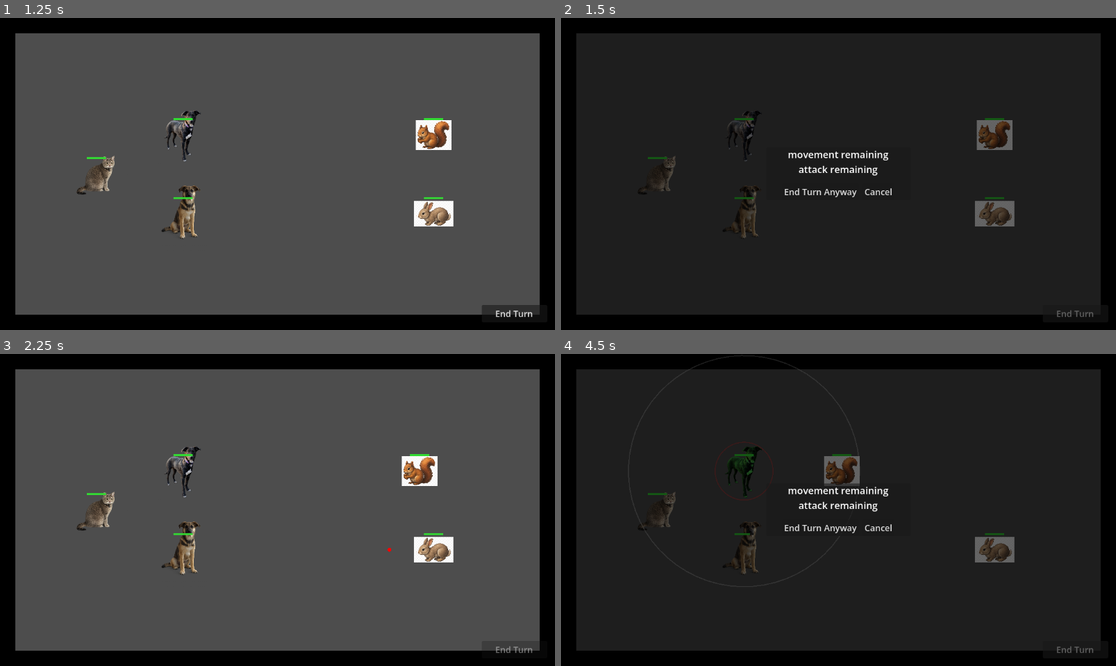
Above: before the commit, frames 1-4 (two rows, left to right).
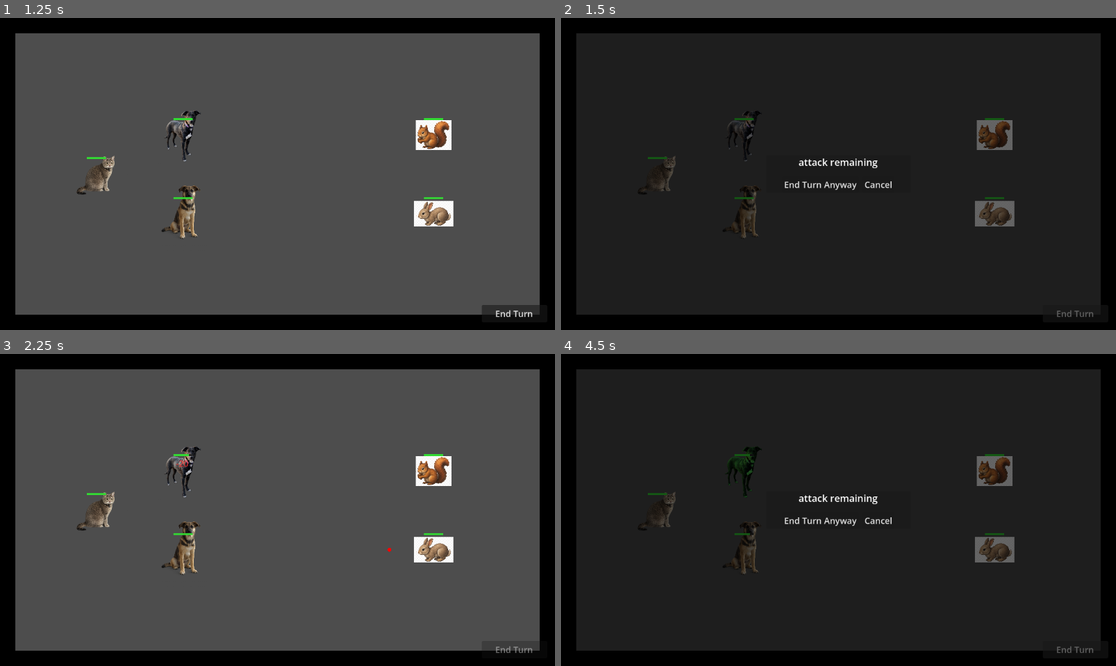
Above: after the commit, the same moments.

Repository: forsman5/volcano
Game: Godot game, scene res://scenes/menu.tscn
The game is run twice, just before and just after one commit, with the same random seed, the same clock (stepped at 60 frames per second) and the same inputs.
Inputs (mouse positions are in pixels of both pictures, inside the frame that each line leads up to):
- Up to frame 1 (1.25 s): click "Start Game" at 0.5 s
- Up to frame 2 (1.5 s): click "End Turn" at 1.25 s
- Up to frame 3 (2.25 s): click "End Turn Anyway" at 2 s
- Up to frame 4 (4.5 s): tap Enter at 2.75 s; move the mouse to (655, 510) at 2.77 s; click (655, 510) at 2.92 s; move the mouse to (744, 472) at 3.52 s; click (744, 472) at 3.67 s; click "End Turn" at 4.25 s

Frame 1 is identical in both runs. In frame 2, 0.9% of the frame differs, in the area x 40-60%, y 42-58%; in frame 3, 0.8%; in frame 4, 2.0%, in the area x 14-82%, y 0-58%.

Commit message:
Remove movement system, drop Spear/speed config, add Staff healing weapon
Movement removal (Pokemon/Slay the Spire style):
- Remove move_speed, _is_moving, _target_position, _pending_move_target,
  move_to(), set_pending_move(), _move_step() from BaseUnit
- Remove _flee_step(), alert_radius, enemy move_to() from EnemyUnit
- Remove distance check from _try_melee_attack() — everyone always in range
- Remove movement overlay (blue lines, white arc) and right-click-to-move
- Remove speed_multiplier from GameConfig, _field_map, and menu.tscn SpeedRow

Weapon cleanup:
- Remove Spear weapon (no meaningful distinction without movement)

Staff healing weapon:
- Add heals bool to WeaponData entries; Staff targets allies, heals instead
- Add heals property + heal() method to BaseUnit
- Projectile: heals flag draws green orb, calls heal() instead of take_damage()
- main.gd: _ally_at() proximity helper; right-click routes by weapon type;
  overlay draws green line for heal targets; pass heals flag to projectile

Co-Authored-By: Claude Sonnet 4.6 <noreply@anthropic.com>

Diff:
--- a/scenes/menu.tscn
+++ b/scenes/menu.tscn
@@ -83,17 +83,6 @@
 [node name="HealthBarsCheck" type="CheckBox" parent="ConfigOverlay/PanelCenter/Panel/Content/HealthBarsRow"]
 button_pressed = true
 
-[node name="SpeedRow" type="HBoxContainer" parent="ConfigOverlay/PanelCenter/Panel/Content"]
-
-[node name="SpeedLabel" type="Label" parent="ConfigOverlay/PanelCenter/Panel/Content/SpeedRow"]
-text = "Speed Multiplier:"
-size_flags_horizontal = 3
-
-[node name="SpeedSpinBox" type="SpinBox" parent="ConfigOverlay/PanelCenter/Panel/Content/SpeedRow"]
-min_value = 0.5
-max_value = 3.0
-step = 0.1
-value = 1.0
 
 [node name="CombatTextRow" type="HBoxContainer" parent="ConfigOverlay/PanelCenter/Panel/Content"]
 
--- a/scripts/base_unit.gd
+++ b/scripts/base_unit.gd
@@ -3,22 +3,17 @@
 
 signal died
 
-@export var move_speed: float = 150.0
 @export var unit_texture: Texture2D
 @export var max_health: float = 100.0
 @export var is_melee: bool = false
 @export var attack_range: float = 200.0
 @export var attack_damage: float = 25.0
 
-const ARRIVAL_THRESHOLD := 4.0
-
 var health: float
-var _target_position: Vector2
-var _is_moving: bool = false
 var _is_dead: bool = false
 
-var _pending_move_target: Vector2
-var _has_pending_move: bool = false
+var heals: bool = false
+
 var _pending_attack_target: Node2D = null
 var _has_pending_attack: bool = false
 var _has_attacked: bool = false
@@ -29,23 +24,12 @@
 
 func _ready() -> void:
 	health = max_health
-	move_speed *= GameConfig.speed_multiplier
 	motion_mode = CharacterBody2D.MOTION_MODE_FLOATING
 	if GameConfig.show_health_bars:
 		_health_bar = HealthBar.new()
 		_health_bar.position = Vector2(0.0, -35.0)
 		add_child(_health_bar)
 		_health_bar.setup(health, max_health)
-
-
-func move_to(pos: Vector2) -> void:
-	_target_position = pos
-	_is_moving = true
-
-
-func set_pending_move(pos: Vector2) -> void:
-	_pending_move_target = pos
-	_has_pending_move = true
 
 
 func set_pending_attack(target: Node2D) -> void:
@@ -55,9 +39,6 @@
 
 func ready_for_end_turn() -> Array[String]:
 	var w: Array[String] = []
-	var attack_covers_move := is_melee and _has_pending_attack
-	if not attack_covers_move and not _has_pending_move:
-		w.append("movement remaining")
 	if not _has_pending_attack:
 		w.append("attack remaining")
 	return w
@@ -65,18 +46,11 @@
 
 func begin_execution() -> void:
 	_is_executing = true
-	if is_melee and _has_pending_attack and is_instance_valid(_pending_attack_target):
-		move_to(_pending_attack_target.global_position)
-	elif _has_pending_move:
-		move_to(_pending_move_target)
 
 
 func end_execution() -> void:
-	_has_pending_move = false
 	_has_attacked = false
 	_is_executing = false
-	_is_moving = false
-	velocity = Vector2.ZERO
 	if not is_instance_valid(_pending_attack_target):
 		_has_pending_attack = false
 
@@ -86,11 +60,16 @@
 		return
 	if not is_instance_valid(_pending_attack_target):
 		return
-	if global_position.distance_to(_pending_attack_target.global_position) <= attack_range:
-		_pending_attack_target.take_damage(attack_damage)
-		_has_attacked = true
-		_is_moving = false
-		velocity = Vector2.ZERO
+	_pending_attack_target.take_damage(attack_damage)
+	_has_attacked = true
+
+
+func heal(amount: float) -> void:
+	if _is_dead:
+		return
+	health = minf(health + amount, max_health)
+	if _health_bar:
+		_health_bar.setup(health, max_health)
 
 
 func take_damage(amount: float) -> void:
@@ -112,16 +91,3 @@
 func die() -> void:
 	died.emit()
 	queue_free()
-
-
-func _move_step() -> void:
-	if not _is_moving:
-		return
-	var dir := _target_position - global_position
-	if dir.length() <= ARRIVAL_THRESHOLD:
-		_is_moving = false
-		velocity = Vector2.ZERO
-		move_and_slide()
-		return
-	velocity = dir.normalized() * move_speed
-	move_and_slide()
--- a/scripts/enemy.gd
+++ b/scripts/enemy.gd
@@ -4,14 +4,12 @@
 enum BehaviorType { MELEE_CHASER, RANGED_FLEEING }
 
 @export var behavior: BehaviorType = BehaviorType.MELEE_CHASER
-@export var alert_radius: float = 350.0
 
 @onready var _sprite: Sprite2D = $Sprite2D
 
 
 func _ready() -> void:
 	max_health = 80.0
-	move_speed = 160.0
 	is_melee = (behavior == BehaviorType.MELEE_CHASER)
 	attack_range = 60.0 if is_melee else 350.0
 	attack_damage = 20.0
@@ -22,28 +20,8 @@
 
 func _physics_process(_delta: float) -> void:
 	if not _is_executing:
-		velocity = Vector2.ZERO
 		return
-	match behavior:
-		BehaviorType.MELEE_CHASER:
-			_move_step()
-			_try_melee_attack()
-		BehaviorType.RANGED_FLEEING:
-			_flee_step()
-
-
-func _flee_step() -> void:
-	var nearest := _nearest_hero()
-	if nearest == null:
-		velocity = Vector2.ZERO
-		move_and_slide()
-		return
-	var dist := global_position.distance_to(nearest.global_position)
-	if dist <= alert_radius:
-		velocity = (global_position - nearest.global_position).normalized() * move_speed
-	else:
-		velocity = Vector2.ZERO
-	move_and_slide()
+	_try_melee_attack()
 
 
 func begin_execution() -> void:
@@ -52,8 +30,6 @@
 	if nearest == null:
 		return
 	set_pending_attack(nearest)
-	if behavior == BehaviorType.MELEE_CHASER:
-		move_to(nearest.global_position)
 
 
 func end_execution() -> void:
--- a/scripts/game_config.gd
+++ b/scripts/game_config.gd
@@ -8,7 +8,6 @@
 	"ally_count",
 	"enemy_count",
 	"show_health_bars",
-	"speed_multiplier",
 	"show_combat_text",
 ]
 
@@ -16,14 +15,12 @@
 	"ally_count": 2,
 	"enemy_count": 2,
 	"show_health_bars": true,
-	"speed_multiplier": 1.0,
 	"show_combat_text": true,
 }
 
 var ally_count: int = 2
 var enemy_count: int = 2
 var show_health_bars: bool = true
-var speed_multiplier: float = 1.0
 var show_combat_text: bool = true
 var budget_ticks: int = 120
 var unit_weapons: Array[int] = []
@@ -37,6 +34,7 @@
 	var cfg := ConfigFile.new()
 	for key in USER_FIELDS:
 		cfg.set_value("custom", key, get(key))
+	cfg.set_value("custom", "unit_weapons", unit_weapons)
 	cfg.save(SAVE_PATH)
 
 
@@ -46,6 +44,7 @@
 		return
 	for key in USER_FIELDS:
 		set(key, cfg.get_value("custom", key, get(key)))
+	unit_weapons = Array(cfg.get_value("custom", "unit_weapons", []), TYPE_INT, "", null)
 
 
 func reset_to_defaults() -> void:
@@ -54,6 +53,8 @@
 
 
 func reset_unit_weapons() -> void:
-	unit_weapons.clear()
-	for i in range(ally_count + 1):
+	var needed := ally_count + 1
+	while unit_weapons.size() < needed:
 		unit_weapons.append(0)
+	while unit_weapons.size() > needed:
+		unit_weapons.pop_back()
--- a/scripts/main.gd
+++ b/scripts/main.gd
@@ -51,6 +51,7 @@
 	player.is_melee = pw["is_melee"]
 	player.attack_range = pw["attack_range"]
 	player.attack_damage = pw["attack_damage"]
+	player.heals = pw["heals"]
 	player.clicked.connect(_on_unit_clicked)
 	player.died.connect(func(): _player_units.erase(player))
 	add_child(player)
@@ -61,11 +62,11 @@
 		var ally := UNIT_SCENE.instantiate() as PlayerUnit
 		ally.position = ally_positions[i]
 		ally.unit_texture = _pick_texture("ally", i, ALLY_TEXTURES)
-		ally.move_speed = 120.0
 		var aw: Dictionary = WeaponData.WEAPONS[GameConfig.unit_weapons[i + 1]]
 		ally.is_melee = aw["is_melee"]
 		ally.attack_range = aw["attack_range"]
 		ally.attack_damage = aw["attack_damage"]
+		ally.heals = aw["heals"]
 		ally.clicked.connect(_on_unit_clicked)
 		ally.died.connect(func(): _player_units.erase(ally))
 		add_child(ally)
@@ -125,22 +126,24 @@
 	for unit in _player_units:
 		if not is_instance_valid(unit):
 			continue
-		if unit._has_pending_move:
-			_overlay.draw_circle(unit._pending_move_target, 6.0, Color(0.3, 0.8, 1.0, 0.8))
-			_overlay.draw_line(unit.global_position, unit._pending_move_target, Color(0.3, 0.8, 1.0, 0.5), 2.0)
 		if unit._has_pending_attack and is_instance_valid(unit._pending_attack_target):
-			_overlay.draw_circle(unit._pending_attack_target.global_position, 10.0, Color(1.0, 0.2, 0.2, 0.9))
-			_overlay.draw_line(unit.global_position, unit._pending_attack_target.global_position, Color(1.0, 0.2, 0.2, 0.7), 2.0)
-	if selected_unit != null and is_instance_valid(selected_unit):
-		var move_r := GameConfig.budget_ticks / 60.0 * selected_unit.move_speed
-		_overlay.draw_arc(selected_unit.global_position, move_r, 0.0, TAU, 64, Color(1.0, 1.0, 1.0, 0.3), 2.0)
-		_overlay.draw_arc(selected_unit.global_position, selected_unit.attack_range, 0.0, TAU, 64, Color(1.0, 0.2, 0.2, 0.4), 2.0)
+			var col := Color(0.2, 1.0, 0.3, 0.9) if unit.heals else Color(1.0, 0.2, 0.2, 0.9)
+			var line_col := Color(0.2, 1.0, 0.3, 0.7) if unit.heals else Color(1.0, 0.2, 0.2, 0.7)
+			_overlay.draw_circle(unit._pending_attack_target.global_position, 10.0, col)
+			_overlay.draw_line(unit.global_position, unit._pending_attack_target.global_position, line_col, 2.0)
 
 
 func _enemy_at(pos: Vector2) -> EnemyUnit:
 	for enemy in _enemy_units:
 		if is_instance_valid(enemy) and pos.distance_to(enemy.global_position) <= 30.0:
 			return enemy
+	return null
+
+
+func _ally_at(pos: Vector2) -> PlayerUnit:
+	for unit in _player_units:
+		if is_instance_valid(unit) and unit != selected_unit and pos.distance_to(unit.global_position) <= 30.0:
+			return unit
 	return null
 
 
@@ -157,12 +160,16 @@
 		if mb.button_index == MOUSE_BUTTON_RIGHT and mb.pressed:
 			if selected_unit != null and _turn_phase == TurnPhase.PLANNING:
 				var mouse_pos := get_global_mouse_position()
-				var target_enemy := _enemy_at(mouse_pos)
-				if target_enemy != null:
-					selected_unit.set_pending_attack(target_enemy)
+				if selected_unit.heals:
+					var target_ally := _ally_at(mouse_pos)
+					if target_ally != null:
+						selected_unit.set_pending_attack(target_ally)
+						_overlay.queue_redraw()
 				else:
-					selected_unit.set_pending_move(mouse_pos)
-				_overlay.queue_redraw()
+					var target_enemy := _enemy_at(mouse_pos)
+					if target_enemy != null:
+						selected_unit.set_pending_attack(target_enemy)
+						_overlay.queue_redraw()
 
 
 func _on_end_turn() -> void:
@@ -190,6 +197,7 @@
 			proj.global_position = unit.global_position
 			proj.target_unit = unit._pending_attack_target
 			proj.damage = unit.attack_damage
+			proj.heals = unit.heals
 			add_child(proj)
 
 	for enemy in _enemy_units:
--- a/scripts/menu.gd
+++ b/scripts/menu.gd
@@ -4,7 +4,6 @@
 @onready var _ally_spin: SpinBox = $ConfigOverlay/PanelCenter/Panel/Content/AllyRow/AllySpinBox
 @onready var _enemy_spin: SpinBox = $ConfigOverlay/PanelCenter/Panel/Content/EnemyRow/EnemySpinBox
 @onready var _health_bars_check: CheckBox = $ConfigOverlay/PanelCenter/Panel/Content/HealthBarsRow/HealthBarsCheck
-@onready var _speed_spin: SpinBox = $ConfigOverlay/PanelCenter/Panel/Content/SpeedRow/SpeedSpinBox
 @onready var _combat_text_check: CheckBox = $ConfigOverlay/PanelCenter/Panel/Content/CombatTextRow/CombatTextCheck
 
 # Maps GameConfig field name → [control_node, control_property].
@@ -19,10 +18,9 @@
 	$ConfigOverlay/PanelCenter/Panel/Content/Buttons/StartButton.pressed.connect(_on_config_start)
 	$ConfigOverlay/PanelCenter/Panel/Content/Buttons/CancelButton.pressed.connect(_on_config_cancel)
 	_field_map = {
-		"ally_count":       [_ally_spin,        "value"],
-		"enemy_count":      [_enemy_spin,        "value"],
+		"ally_count":       [_ally_spin,          "value"],
+		"enemy_count":      [_enemy_spin,          "value"],
 		"show_health_bars": [_health_bars_check,   "button_pressed"],
-		"speed_multiplier": [_speed_spin,          "value"],
 		"show_combat_text": [_combat_text_check,   "button_pressed"],
 	}
 	_sync_ui_from_config()
--- a/scripts/player.gd
+++ b/scripts/player.gd
@@ -16,7 +16,6 @@
 
 
 func _physics_process(_delta: float) -> void:
-	_move_step()
 	_try_melee_attack()
 
 
--- a/scripts/projectile.gd
+++ b/scripts/projectile.gd
@@ -4,6 +4,7 @@
 var target_unit: Node2D
 var damage: float = 25.0
 var speed: float = 500.0
+var heals: bool = false
 
 
 func _ready() -> void:
@@ -11,7 +12,7 @@
 
 
 func _draw() -> void:
-	draw_circle(Vector2.ZERO, 4.0, Color.RED)
+	draw_circle(Vector2.ZERO, 4.0, Color.GREEN if heals else Color.RED)
 
 
 func _process(delta: float) -> void:
@@ -32,7 +33,10 @@
 
 	var dir := target_pos - global_position
 	if dir.length() <= speed * delta:
-		target_unit.take_damage(damage)
+		if heals:
+			target_unit.heal(damage)
+		else:
+			target_unit.take_damage(damage)
 		queue_free()
 		return
 
--- a/scripts/weapon_data.gd
+++ b/scripts/weapon_data.gd
@@ -1,7 +1,7 @@
 class_name WeaponData
 
 const WEAPONS = [
-	{"name": "Sword", "is_melee": true,  "attack_range": 60.0,  "attack_damage": 30.0},
-	{"name": "Spear", "is_melee": true,  "attack_range": 110.0, "attack_damage": 22.0},
-	{"name": "Bow",   "is_melee": false, "attack_range": 350.0, "attack_damage": 25.0},
+	{"name": "Sword", "is_melee": true,  "attack_range": 60.0,  "attack_damage": 30.0, "heals": false},
+	{"name": "Bow",   "is_melee": false, "attack_range": 350.0, "attack_damage": 25.0, "heals": false},
+	{"name": "Staff", "is_melee": false, "attack_range": 350.0, "attack_damage": 25.0, "heals": true},
 ]
